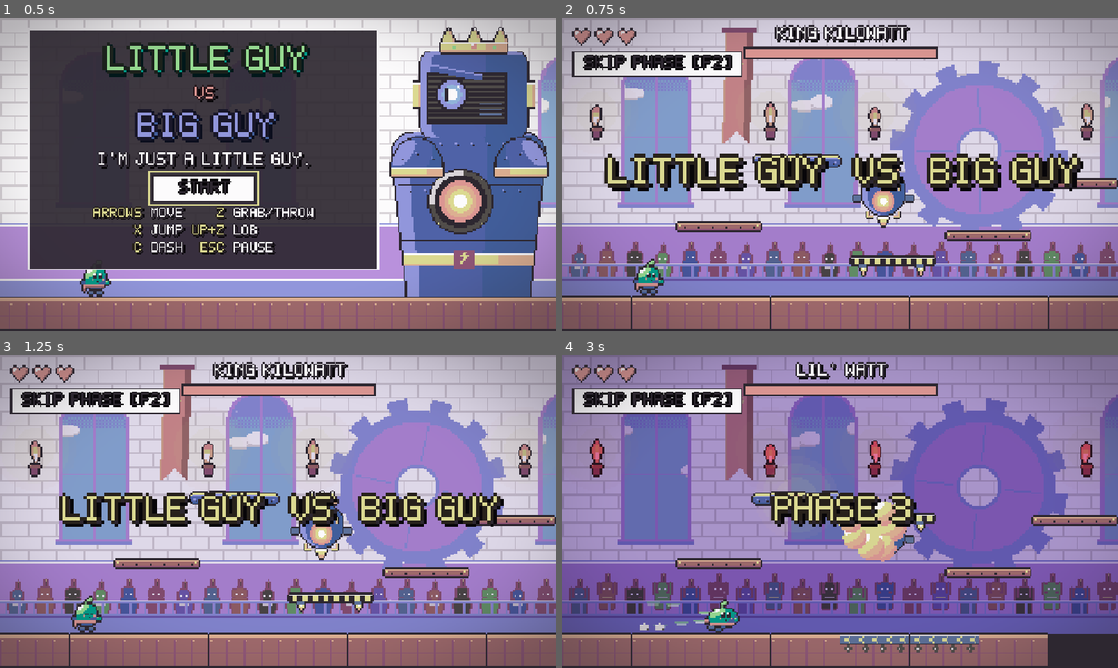
Above: before the commit, frames 1-4 (two rows, left to right).
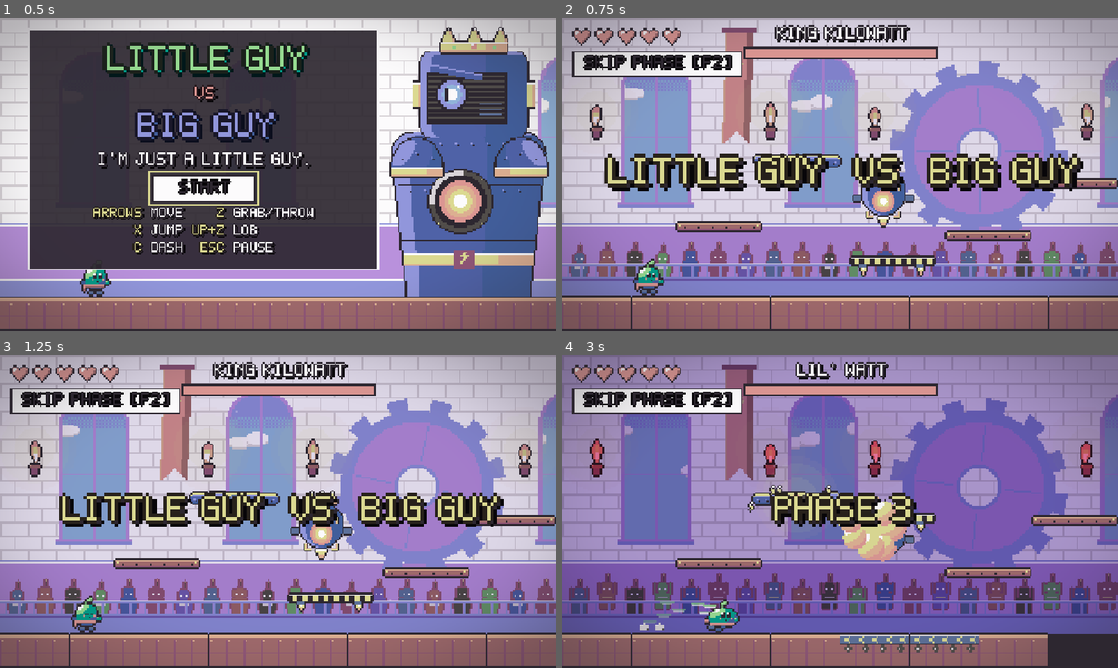
Above: after the commit, the same moments.

Repository: arnavaggarwal-dev/gamejamgamejam
Game: Godot game, scene res://scenes/title.tscn
Two runs of this game, one before a commit and one after it. Both use one fixed random seed, a clock stepped at 60 frames per second and the inputs below.
Inputs (mouse positions are in pixels of both pictures, inside the frame that each line leads up to):
- Up to frame 1 (0.5 s): no input
- Up to frame 2 (0.75 s): click "START" at 0.5 s
- Up to frame 3 (1.25 s): no input
- Up to frame 4 (3 s): click "SKIP PHASE [F2]" at 1.25 s; click "SKIP PHASE [F2]" at 2 s; tap Enter (skip_tutorial) at 2.75 s; move the mouse to (962, 495) at 2.77 s; hold Right (move_right) from 2.78 s (still down); tap C (dash) at 2.85 s; click (962, 495) at 2.92 s

Frame 1 is identical in both runs. In frame 2, 0.2% of the frame differs, in the area x 14-22%, y 3-9%; in frame 3, 0.2%; in frame 4, 0.6%, in the area x 14-49%, y 3-88%.

Commit message:
feat: 5 hearts, punchier jump, electric core platforms
- Hero has 5 hearts (HUD shows five)
- Jump gets a squash-then-stretch punch on the Juice AnimationPlayer
- Armed core platforms crackle with an electric spark aura; when they break
  the plates hang on zig-zag lightning tethers that haul them back to the core
- Test fix: the bomb test's blast no longer reaches the next test's player

Diff:
--- a/scenes/player/player.gd
+++ b/scenes/player/player.gd
@@ -6,7 +6,7 @@
 signal died
 signal fell_in_pit
 
-const MAX_HP := 3
+const MAX_HP := 5
 const COYOTE_TIME := 0.1
 const JUMP_BUFFER := 0.12
 const FLOOR_Y := 640.0
@@ -88,7 +88,7 @@
 		velocity.y = jump_velocity
 		_jump_buffer = 0.0
 		_coyote = 0.0
-		_squash(Vector2(0.85, 1.15))
+		juice.play(&"jump")  # squash, then a big stretch off the ground
 		_puff(DUST, _feet())
 	if Input.is_action_just_released("jump") and velocity.y < 0.0:
 		velocity.y *= 0.5
--- a/scenes/player/player.tscn
+++ b/scenes/player/player.tscn
@@ -49,9 +49,26 @@
 "values": [Vector2(1.3, 0.75), Vector2(1, 1)]
 }
 
+[sub_resource type="Animation" id="Animation_jump"]
+resource_name = "jump"
+length = 0.28
+tracks/0/type = "value"
+tracks/0/imported = false
+tracks/0/enabled = true
+tracks/0/path = NodePath("Art:scale")
+tracks/0/interp = 1
+tracks/0/loop_wrap = true
+tracks/0/keys = {
+"times": PackedFloat32Array(0, 0.03, 0.16, 0.28),
+"transitions": PackedFloat32Array(1, 0.5, 1, 1),
+"update": 0,
+"values": [Vector2(1.3, 0.7), Vector2(0.7, 1.35), Vector2(1.06, 0.95), Vector2(1, 1)]
+}
+
 [sub_resource type="AnimationLibrary" id="AnimationLibrary_juice"]
 _data = {
-&"dash": SubResource("Animation_dash")
+&"dash": SubResource("Animation_dash"),
+&"jump": SubResource("Animation_jump")
 }
 
 [sub_resource type="Gradient" id="Gradient_trail"]
--- a/scenes/stage/core_platform.gd
+++ b/scenes/stage/core_platform.gd
@@ -1,23 +1,49 @@
 class_name CorePlatform
 extends StaticBody2D
 ## Metal plates held around a core. While assembled the plates hum about their home spots
-## ("idle"). Plain with a dark core at first; once armed (phase 2 on) the core glows, and
-## standing on it plays "break": a shake, the plates burst apart with the collision off and
-## the core dark, then the core relights and pulls them back.
+## ("idle"). Plain with a dark core at first; once armed (phase 2 on) the core glows and an
+## electric aura crackles round it. Standing on it plays "break": a shake, the plates burst
+## apart (collision off, core dark) on crackling tethers, then the core relights and the
+## tethers haul the plates back to the middle.
 
 signal broke
+
+const ZAG := 14.0  # how far a tether bolt zig-zags off the straight line, px
+const SEGMENTS := 5
 
 var armed := false:
 	set(value):
 		armed = value
 		hub.play(&"pulse" if armed else &"dim")
 		halo.visible = armed
+		aura.emitting = armed
 
 @onready var anim: AnimationPlayer = $AnimationPlayer
 @onready var shape: CollisionShape2D = $CollisionShape2D
 @onready var sensor: Area2D = $Sensor
 @onready var hub: AnimatedSprite2D = $Parts/Hub
 @onready var halo: Sprite2D = $Parts/Halo
+@onready var aura: CPUParticles2D = $Aura
+@onready var tethers: Node2D = $Parts/Tethers
+@onready var plates: Array = [$Parts/L1, $Parts/L2, $Parts/R1, $Parts/R2]
+
+
+## Re-jags each tether bolt (ink edge plus butter core) from the core to its plate every
+## other frame, zig-zagging side to side so it crackles like lightning.
+func _process(_delta: float) -> void:
+	if not tethers.visible or Engine.get_process_frames() % 2:
+		return
+	for i in plates.size():
+		var end: Vector2 = plates[i].position
+		var side := end.orthogonal().normalized()
+		var bolt := PackedVector2Array([Vector2.ZERO])
+		for k in range(1, SEGMENTS):
+			var sway := randf_range(0.4, 1.0) * ZAG * (1 if k % 2 else -1)
+			bolt.append((end * k / float(SEGMENTS) + side * sway).snapped(Vector2(4, 4)))
+		bolt.append(end)
+		var edge: Line2D = tethers.get_child(i)
+		edge.points = bolt
+		edge.get_child(0).points = bolt
 
 
 ## Polled rather than on body_entered, so it breaks on landing, not while jumping up through.
--- a/scenes/stage/core_platform.tscn
+++ b/scenes/stage/core_platform.tscn
@@ -5,6 +5,11 @@
 [ext_resource type="Texture2D" path="res://assets/art/world/core_plate_end.png" id="3_end"]
 [ext_resource type="SpriteFrames" path="res://assets/art/world/core_hub_frames.tres" id="4_hub"]
 [ext_resource type="Texture2D" path="res://assets/art/world/glow.png" id="5_glow"]
+[ext_resource type="Texture2D" path="res://assets/art/fx/zap_bit.png" id="6_spark"]
+
+[sub_resource type="Gradient" id="Gradient_spark"]
+offsets = PackedFloat32Array(0, 0.6, 1)
+colors = PackedColorArray(1, 1, 1, 1, 1, 1, 1, 1, 1, 1, 1, 0)
 
 [sub_resource type="RectangleShape2D" id="RectangleShape2D_top"]
 size = Vector2(200, 24)
@@ -235,6 +240,42 @@
 "update": 1,
 "values": [true, false, true]
 }
+tracks/14/type = "value"
+tracks/14/imported = false
+tracks/14/enabled = true
+tracks/14/path = NodePath("Aura:emitting")
+tracks/14/interp = 1
+tracks/14/loop_wrap = true
+tracks/14/keys = {
+"times": PackedFloat32Array(0, 0.6, 3),
+"transitions": PackedFloat32Array(1, 1, 1),
+"update": 1,
+"values": [true, false, true]
+}
+tracks/15/type = "value"
+tracks/15/imported = false
+tracks/15/enabled = true
+tracks/15/path = NodePath("Parts/Tethers:visible")
+tracks/15/interp = 1
+tracks/15/loop_wrap = true
+tracks/15/keys = {
+"times": PackedFloat32Array(0, 0.6, 3),
+"transitions": PackedFloat32Array(1, 1, 1),
+"update": 1,
+"values": [false, true, false]
+}
+tracks/16/type = "value"
+tracks/16/imported = false
+tracks/16/enabled = true
+tracks/16/path = NodePath("Parts/Tethers:modulate")
+tracks/16/interp = 1
+tracks/16/loop_wrap = true
+tracks/16/keys = {
+"times": PackedFloat32Array(0.6, 0.9, 2.5, 2.6, 3),
+"transitions": PackedFloat32Array(1, 1, 1, 1, 1),
+"update": 0,
+"values": [Color(1, 1, 1, 1), Color(1, 1, 1, 0.7), Color(1, 1, 1, 0.7), Color(1, 1, 1, 1), Color(1, 1, 1, 1)]
+}
 
 [sub_resource type="AnimationLibrary" id="AnimationLibrary_core"]
 _data = {
@@ -257,6 +298,41 @@
 scale = Vector2(4, 4)
 texture = ExtResource("5_glow")
 
+[node name="Tethers" type="Node2D" parent="Parts"]
+visible = false
+
+[node name="Tether0" type="Line2D" parent="Parts/Tethers"]
+width = 10.0
+default_color = Color(0.176, 0.153, 0.188, 1)
+
+[node name="Bolt" type="Line2D" parent="Parts/Tethers/Tether0"]
+width = 4.0
+default_color = Color(0.859, 0.851, 0.569, 1)
+
+[node name="Tether1" type="Line2D" parent="Parts/Tethers"]
+width = 10.0
+default_color = Color(0.176, 0.153, 0.188, 1)
+
+[node name="Bolt" type="Line2D" parent="Parts/Tethers/Tether1"]
+width = 4.0
+default_color = Color(0.859, 0.851, 0.569, 1)
+
+[node name="Tether2" type="Line2D" parent="Parts/Tethers"]
+width = 10.0
+default_color = Color(0.176, 0.153, 0.188, 1)
+
+[node name="Bolt" type="Line2D" parent="Parts/Tethers/Tether2"]
+width = 4.0
+default_color = Color(0.859, 0.851, 0.569, 1)
+
+[node name="Tether3" type="Line2D" parent="Parts/Tethers"]
+width = 10.0
+default_color = Color(0.176, 0.153, 0.188, 1)
+
+[node name="Bolt" type="Line2D" parent="Parts/Tethers/Tether3"]
+width = 4.0
+default_color = Color(0.859, 0.851, 0.569, 1)
+
 [node name="L1" type="Sprite2D" parent="Parts"]
 position = Vector2(-80, 0)
 scale = Vector2(4, 4)
@@ -283,6 +359,18 @@
 sprite_frames = ExtResource("4_hub")
 animation = &"dim"
 autoplay = "dim"
+
+[node name="Aura" type="CPUParticles2D" parent="."]
+emitting = false
+amount = 6
+lifetime = 0.22
+texture = ExtResource("6_spark")
+emission_shape = 4
+emission_points = PackedVector2Array(-104, -18, -88, -18, -72, -18, -56, -18, -40, -18, -24, -18, -8, -18, 8, -18, 24, -18, 40, -18, 56, -18, 72, -18, 88, -18, 104, -18, -104, 18, -88, 18, -72, 18, -56, 18, -40, 18, -24, 18, -8, 18, 8, 18, 24, 18, 40, 18, 56, 18, 72, 18, 88, 18, 104, 18, -108, -8, -108, 8, 108, -8, 108, 8)
+gravity = Vector2(0, 0)
+scale_amount_min = 4.0
+scale_amount_max = 4.0
+color_ramp = SubResource("Gradient_spark")
 
 [node name="Sensor" type="Area2D" parent="."]
 position = Vector2(0, -18)
--- a/scenes/ui/hud.tscn
+++ b/scenes/ui/hud.tscn
@@ -20,7 +20,7 @@
 [node name="Hearts" type="HBoxContainer" parent="."]
 offset_left = 24.0
 offset_top = 24.0
-offset_right = 172.0
+offset_right = 276.0
 offset_bottom = 64.0
 theme_override_constants/separation = 8
 
@@ -37,6 +37,18 @@
 expand_mode = 1
 
 [node name="Heart3" type="TextureRect" parent="Hearts"]
+custom_minimum_size = Vector2(44, 40)
+layout_mode = 2
+texture = ExtResource("2_heart")
+expand_mode = 1
+
+[node name="Heart4" type="TextureRect" parent="Hearts"]
+custom_minimum_size = Vector2(44, 40)
+layout_mode = 2
+texture = ExtResource("2_heart")
+expand_mode = 1
+
+[node name="Heart5" type="TextureRect" parent="Hearts"]
 custom_minimum_size = Vector2(44, 40)
 layout_mode = 2
 texture = ExtResource("2_heart")
--- a/tests/test_logic.gd
+++ b/tests/test_logic.gd
@@ -56,6 +56,7 @@
 func _test_bomb() -> void:
 	var bomb: Bomb = load("res://scenes/boss/bomb.tscn").instantiate()
 	root.add_child(bomb)
+	bomb.global_position = Vector2(-4000, -4000)  # its blast must not reach the next test's player at the origin
 	bomb.pick_up()
 	check(bomb.freeze and bomb.collision_layer == 0, "picked-up bomb is frozen and ghosted")
 	bomb.throw(Vector2(100, -100))
@@ -71,14 +72,14 @@
 	await process_frame
 	var died := [false]
 	player.died.connect(func() -> void: died[0] = true)
+	check(Player.MAX_HP == 5 and player.hp == 5, "the hero starts with 5 hearts")
 	player.take_hit()
-	check(player.hp == 2, "a hit costs one heart")
+	check(player.hp == Player.MAX_HP - 1, "a hit costs one heart")
 	player.take_hit()
-	check(player.hp == 2, "invulnerable right after a hit")
-	player.invuln.stop()
-	player.take_hit()
-	player.invuln.stop()
-	player.take_hit()
+	check(player.hp == Player.MAX_HP - 1, "invulnerable right after a hit")
+	for i in Player.MAX_HP - 1:
+		player.invuln.stop()
+		player.take_hit()
 	check(player.hp == 0 and died[0], "losing the last heart emits died")
 	player.reset(Vector2(100, 100))
 	check(player.hp == Player.MAX_HP and player.visible, "reset refills hearts and shows the player")
@@ -161,7 +162,7 @@
 	var boss: Boss = game.get_node("Boss")
 	var hud: HUD = game.get_node("HUD")
 	player.take_hit()
-	check(hud.hearts[2].texture == HUD.HEART_EMPTY and hud.hearts[1].texture == HUD.HEART_FULL, "losing a heart updates the HUD")
+	check(hud.hearts.size() == Player.MAX_HP and hud.hearts[Player.MAX_HP - 1].texture == HUD.HEART_EMPTY and hud.hearts[Player.MAX_HP - 2].texture == HUD.HEART_FULL, "losing a heart updates the HUD")
 	boss.state = Boss.State.IDLE
 	boss.take_hit()
 	check(hud.boss_bar.value == boss.hits_total() - 1, "a boss hit updates the boss bar")
@@ -277,13 +278,14 @@
 	check(drift[0] > 0.0 and drift[0] <= 3.0, "its plates hum about fixed spots (max drift %.1f px)" % drift[0])
 	check(plat.hub.animation == &"dim" and not plat.halo.visible, "unarmed in phase 1, its core is dark")
 	stage.set_phase(1)
-	check(plat.hub.animation == &"pulse" and plat.halo.visible, "armed in phase 2, its core glows")
+	check(plat.hub.animation == &"pulse" and plat.halo.visible and plat.aura.emitting, "armed in phase 2, its core glows and an electric aura crackles")
 	await create_timer(0.9).timeout
 	check(plat.anim.current_animation == &"break" and plat.shape.disabled and player.global_position.y > plat.global_position.y - 40.0, "phase 2: standing on it shakes it apart and drops the player")
-	check(plat.hub.animation == &"dim" and not plat.halo.visible, "the core goes dark while it is broken")
+	check(plat.hub.animation == &"dim" and not plat.halo.visible and not plat.aura.emitting, "the core goes dark while it is broken")
+	check(plat.tethers.visible and plat.tethers.get_child(0).points.size() == CorePlatform.SEGMENTS + 1 and plat.tethers.get_child(0).points[CorePlatform.SEGMENTS].distance_to(plat.plates[0].position) < 2.0, "electric tethers run from the core to each loose plate")
 	await create_timer(2.6).timeout
 	check(not plat.shape.disabled and plat.get_node("Parts/L1").position.distance_to(home[0]) <= 3.0, "then the core pulls the plates back into place")
-	check(plat.hub.animation == &"pulse" and plat.halo.visible, "and glows again once whole")
+	check(plat.hub.animation == &"pulse" and plat.halo.visible and plat.aura.emitting and not plat.tethers.visible, "and glows again once whole")
 	game.queue_free()
 	await process_frame
 	Engine.time_scale = 1.0
--- a/tools/art/build_art.gd
+++ b/tools/art/build_art.gd
@@ -69,6 +69,7 @@
 	_save_sheet("fx/bomb.png", Fx.bomb_frames())
 	_save_sheet("fx/arrow.png", Fx.arrow_frames())
 	_save_sheet("fx/streak.png", [Fx.streak()])
+	_save_sheet("fx/zap_bit.png", [Fx.zap_bit()])
 	_save_sheet("fx/explosion.png", Fx.explosion_frames())
 	_save_sheet("fx/spark.png", Fx.spark_frames())
 	_save_sheet("fx/dust.png", Fx.dust_frames())
--- a/tools/art/fx.gd
+++ b/tools/art/fx.gd
@@ -52,6 +52,17 @@
 	var c = Canvas.new(8, 2)
 	c.hline(0, 7, 0, P.MINT)
 	c.hline(1, 6, 1, P.CREAM)
+	return c
+
+
+## A tiny zig-zag spark for the core platforms' electric aura (ink-outlined to read on the pale wall).
+static func zap_bit():
+	var c = Canvas.new(6, 7)
+	for p in [[3, 1], [2, 2], [2, 3], [3, 3], [3, 4], [2, 5]]:
+		c.px(p[0], p[1], P.BUTTER)
+	c.px(3, 1, P.CREAM)
+	c.px(2, 2, P.CREAM)
+	c.outline()
 	return c
 
 
Binary file added: assets/art/fx/zap_bit.png
Not shown, added: assets/art/fx/zap_bit.png.import
Not shown, changed: docs/decisions/2026-10-23-little-guy-vs-big-guy.md
